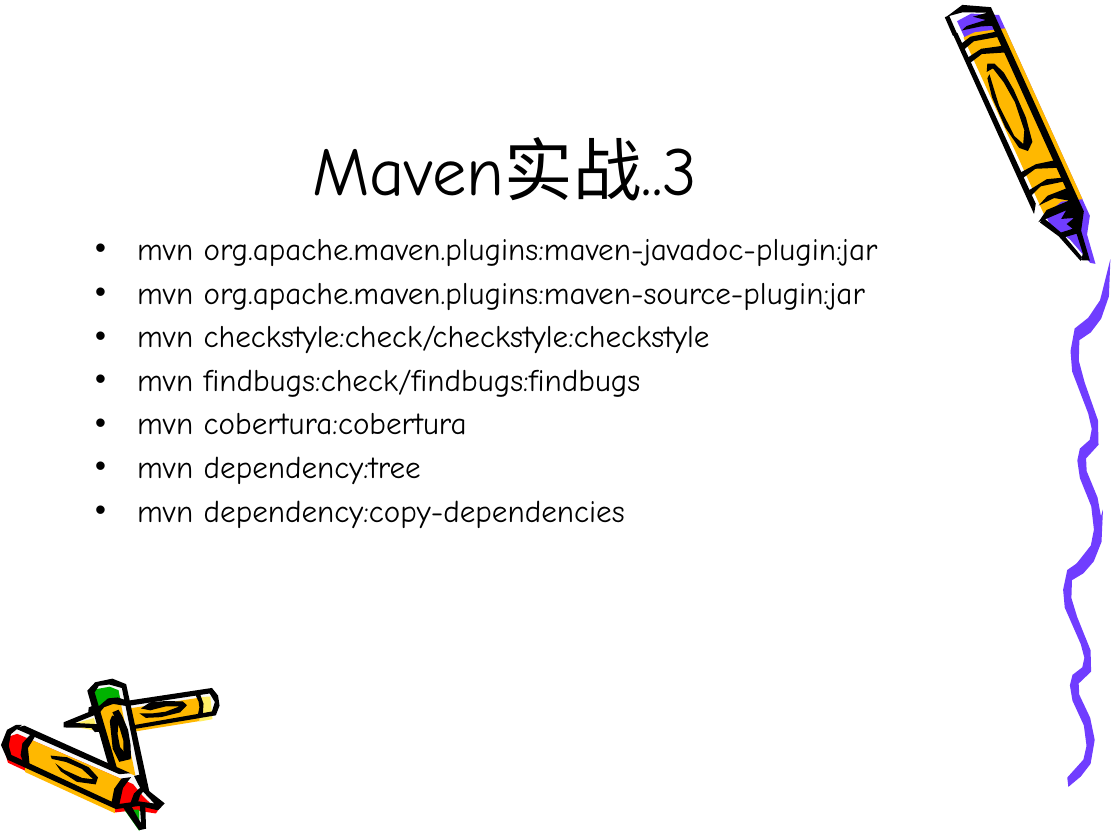
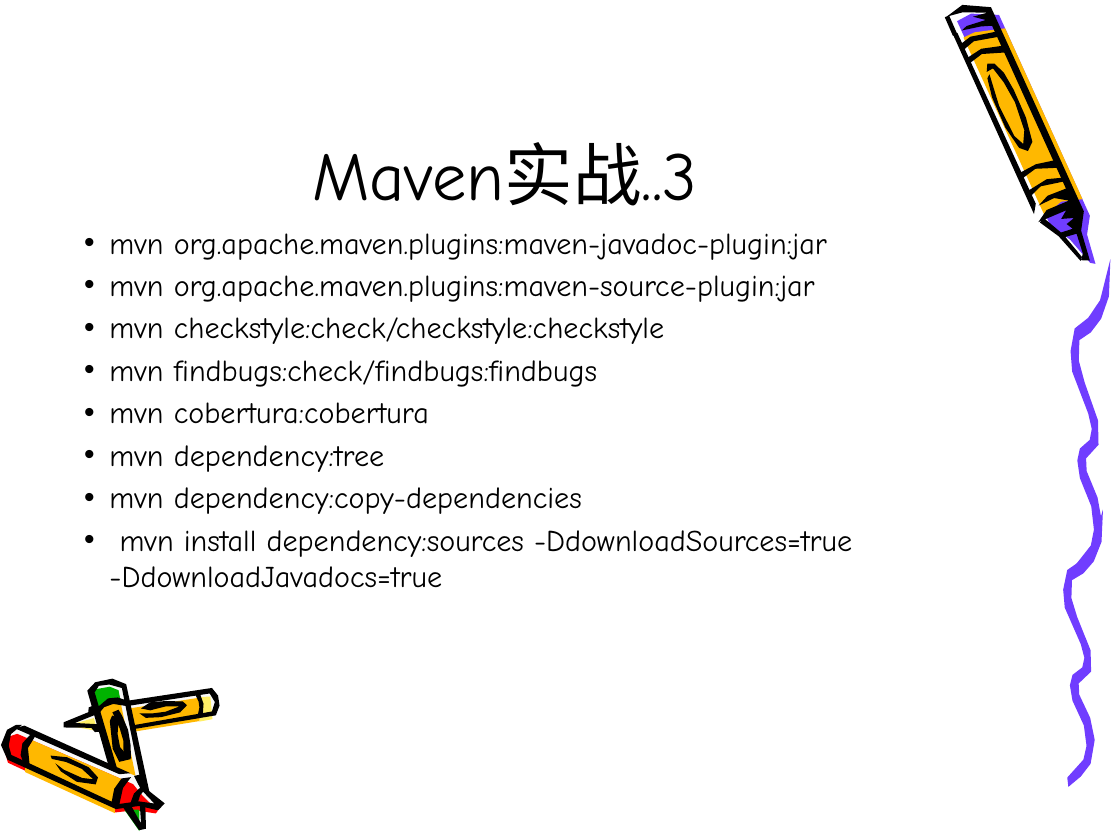
Before and after one commit to yanshuai/yanshuai.github.io, a slide deck: slide 9 of data/maven.pptx. Drawn at 1120x840 pixels with LibreOffice and Linux fonts; fonts in the diff are those of the drawing. Boxes give left, top, right and bottom in pixels: in the first picture for what was removed or moved away, otherwise in the second. Text is boxed around its words. In the diff, an @@ line names an element or a change of style, - is before the commit and + after.

```diff
--- a/data/maven.pptx
+++ b/data/maven.pptx
@@ title "Maven实战..3": place and size @@
-title "Maven实战..3" at bbox=[312, 137, 697, 201]
+title "Maven实战..3" at bbox=[312, 142, 697, 206]
@@ freeform shape at bbox=[878, 0, 1120, 265]: outline redrawn @@
@@ text at bbox=[109, 233, 827, 514]: size 20 to 19.4 pt in "mvn org.apache.maven.plugins:maven-javadoc-plugin:jar", "mvn org.apache.maven.plugins:maven-source-plugin:jar", "mvn checkstyle:check/checkstyle:checkstyle", "mvn findbugs:check/findbugs:findbugs" and 3 more places; indent changed @@
@@ text at bbox=[109, 530, 852, 588]: paragraph added @@
+• mvn install dependency:sources -DdownloadSources=true -DdownloadJavadocs=true
```
Also in this commit, not shown: 10 other slides changed, 2 other files.
